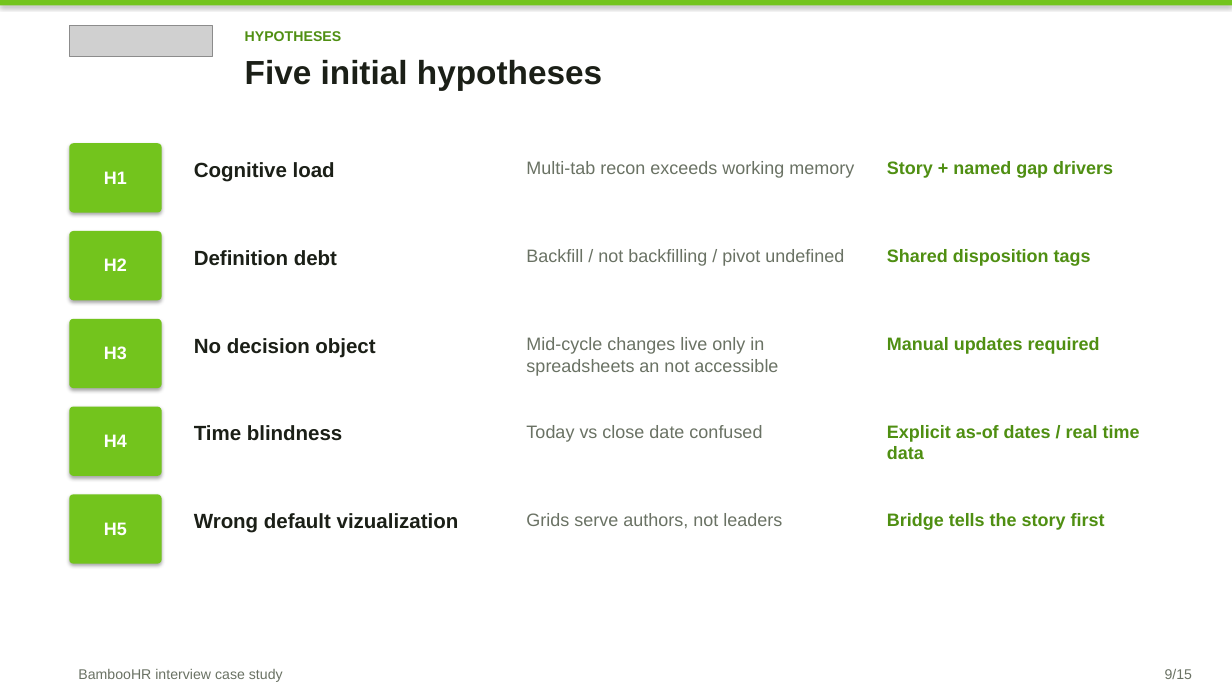
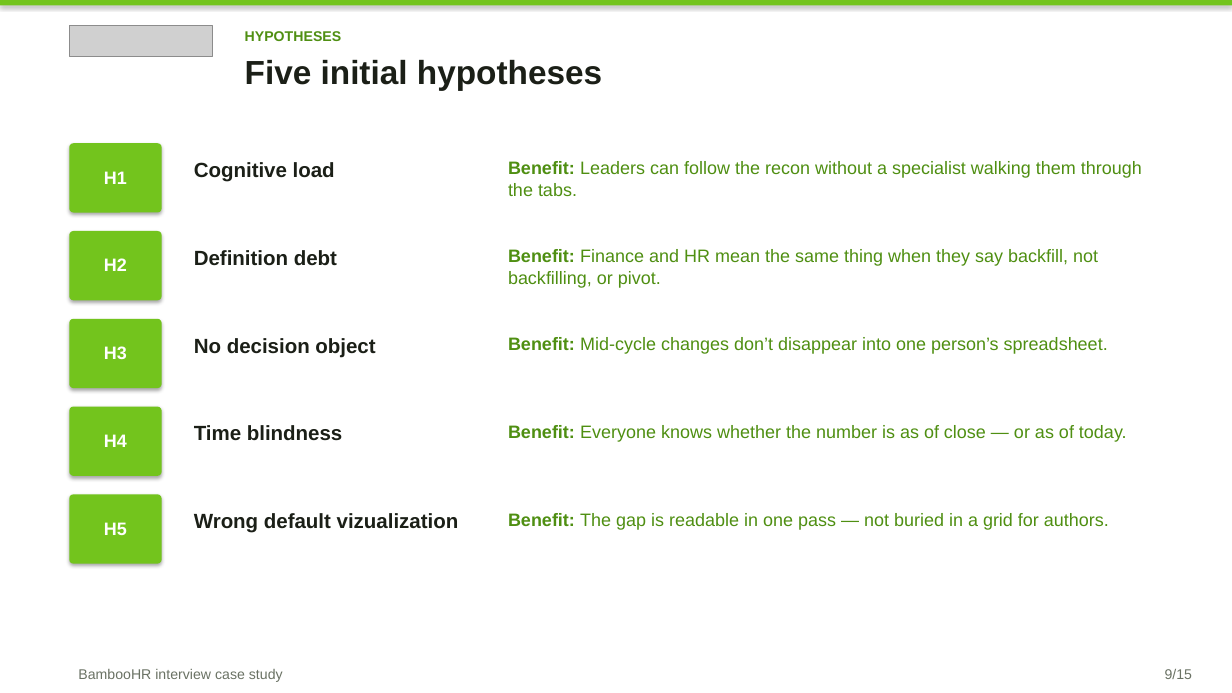
Before and after one commit to Brigdawg/Headcount-Reconciliation, a slide deck: slide 9 of deck/Headcount_Control_Tower_Case_Study.pptx. Drawn at 1232x693 pixels with LibreOffice and Linux fonts; fonts in the diff are those of the drawing; grey boxes stand for pictures. Boxes give left, top, right and bottom in pixels: in the first picture for what was removed or moved away, otherwise in the second. Text is boxed around its words. In the diff, an @@ line names an element or a change of style, - is before the commit and + after.

Commit message:
Simplify the Hypotheses slide to one clear green benefit per hypothesis.

```diff
--- a/deck/Headcount_Control_Tower_Case_Study.pptx
+++ b/deck/Headcount_Control_Tower_Case_Study.pptx
@@ text added at [508, 161, 1142, 196], 14 pt, text #4F8F12 @@
+Benefit: Leaders can follow the recon without a specialist walking them through the tabs.
@@ text removed at [526, 161, 854, 178] @@
-Multi-tab recon exceeds working memory
@@ text removed at [887, 161, 1113, 178] @@
-Story + named gap drivers
@@ text added at [508, 249, 1098, 288], 14 pt, text #4F8F12 @@
+Benefit: Finance and HR mean the same thing when they say backfill, not backfilling, or pivot.
@@ text removed at [526, 249, 844, 266] @@
-Backfill / not backfilling / pivot undefined
@@ text removed at [887, 249, 1091, 266] @@
-Shared disposition tags
@@ text added at [508, 337, 1108, 354], 14 pt, text #4F8F12 @@
+Benefit: Mid-cycle changes don’t disappear into one person’s spreadsheet.
@@ text removed at [526, 337, 778, 376] @@
-Mid-cycle changes live only in spreadsheets an not accessible
@@ text removed at [887, 337, 1100, 354] @@
-Manual updates required
@@ text added at [508, 425, 1127, 442], 14 pt, text #4F8F12 @@
+Benefit: Everyone knows whether the number is as of close — or as of today.
@@ text removed at [526, 425, 762, 442] @@
-Today vs close date confused
@@ text removed at [887, 425, 1140, 459] @@
-Explicit as-of dates / real time data
@@ text added at [508, 513, 1109, 530], 14 pt, text #4F8F12 @@
+Benefit: The gap is readable in one pass — not buried in a grid for authors.
@@ text removed at [526, 513, 782, 529] @@
-Grids serve authors, not leaders
@@ text removed at [887, 513, 1105, 530] @@
-Bridge tells the story first
```
Also in this commit, not shown: 9 other slides changed.
